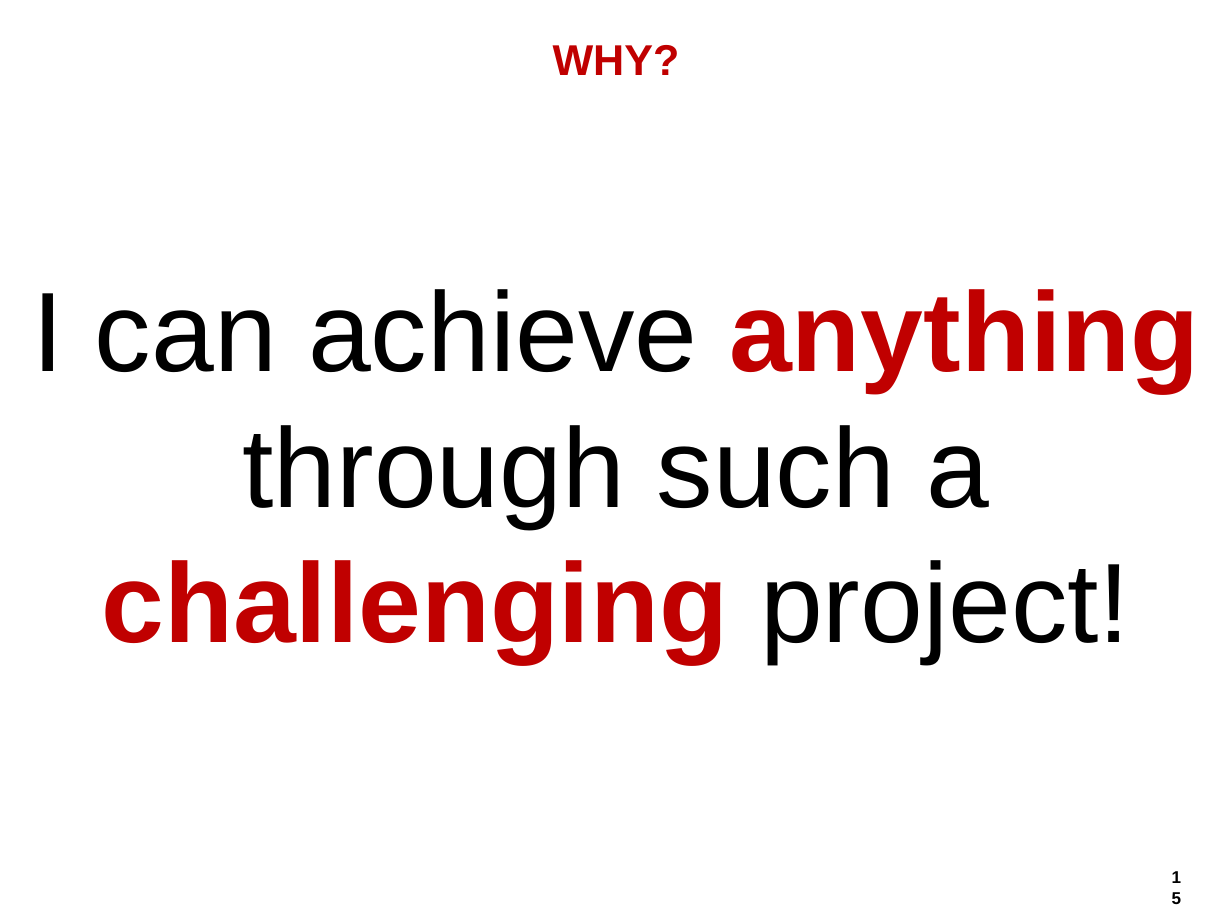
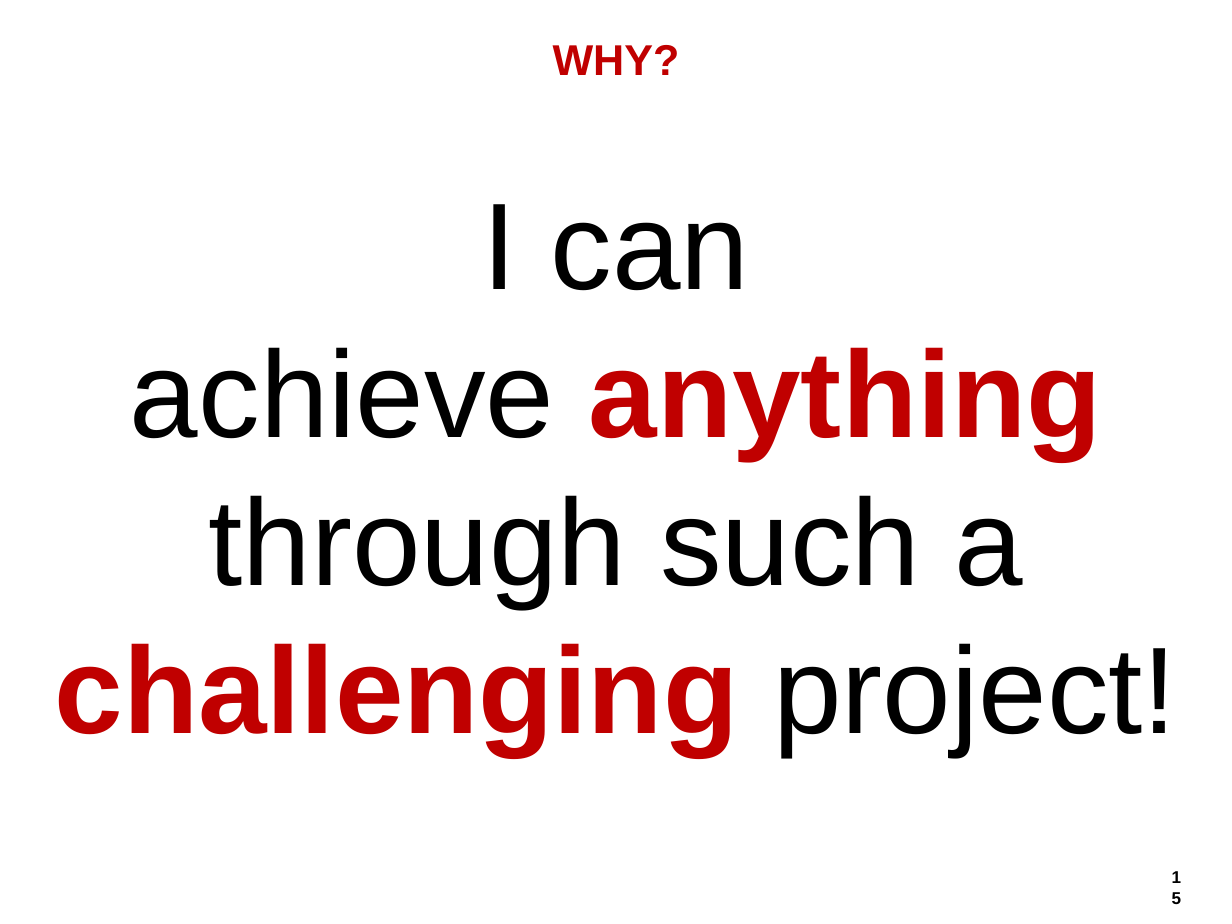
Before and after one commit to hageyahhoo/agile2014, a slide deck: slide 15 of presentations/TechnologyDrivenDevelopment.pptx. Drawn at 1232x924 pixels with LibreOffice and Linux fonts; fonts in the diff are those of the drawing; background and template pictures are left out. Boxes give left, top, right and bottom in pixels: in the first picture for what was removed or moved away, otherwise in the second. Text is boxed around its words. In the diff, an @@ line names an element or a change of style, - is before the commit and + after.

```diff
--- a/presentations/TechnologyDrivenDevelopment.pptx
+++ b/presentations/TechnologyDrivenDevelopment.pptx
@@ text at [55, 204, 1177, 755]: text changed; size 66 to 72 pt @@
-I can achieve anything through such a challenging project!
+I can
+achieve anything through such a challenging project!
```
Also in this commit, not shown: 12 other slides changed, 1 slide added.
